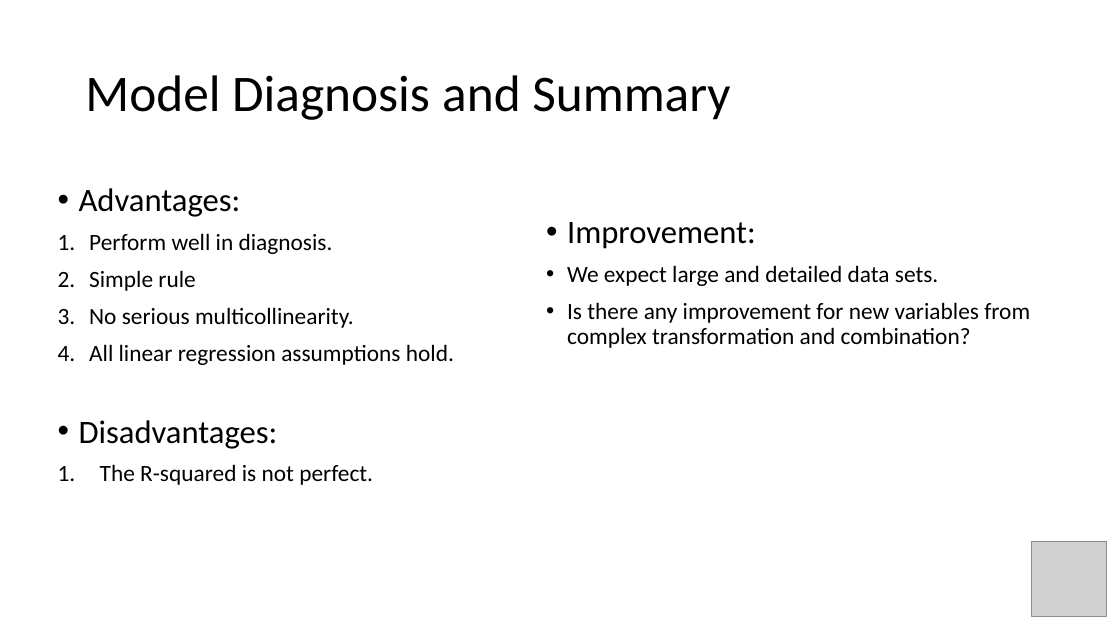
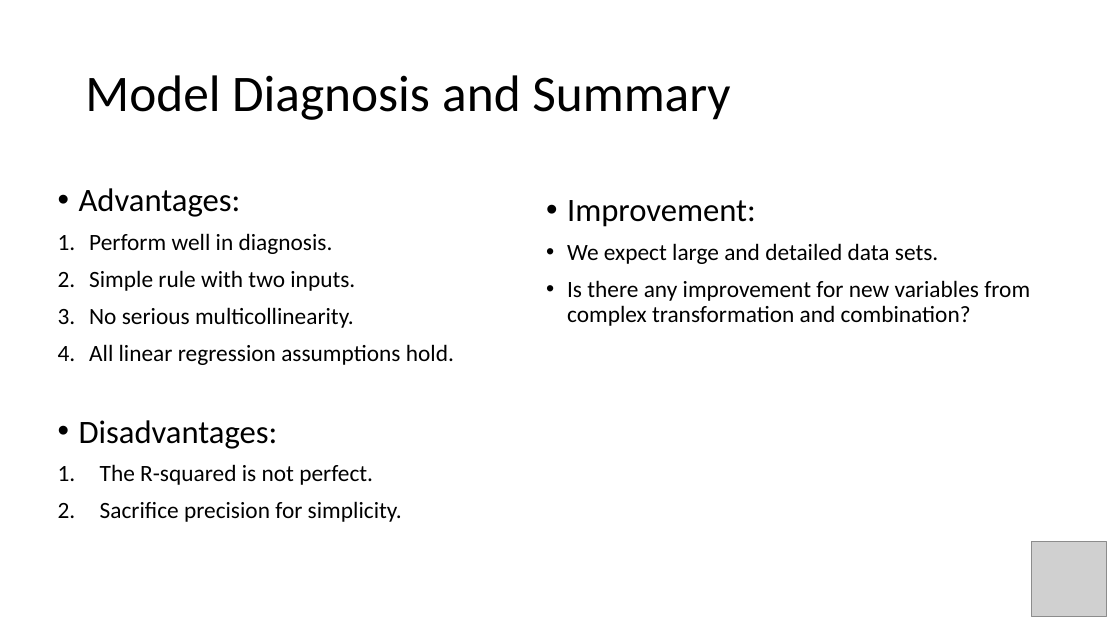
Before and after one commit to heitinamoranika/Module_2, a slide deck: slide 4 of Presentation/4 Rui Huang.pptx. Drawn at 1120x630 pixels with LibreOffice and Linux fonts; fonts in the diff are those of the drawing; grey boxes stand for pictures. Boxes give left, top, right and bottom in pixels: in the first picture for what was removed or moved away, otherwise in the second. Text is boxed around its words. In the diff, an @@ line names an element or a change of style, - is before the commit and + after.

```diff
--- a/Presentation/4 Rui Huang.pptx
+++ b/Presentation/4 Rui Huang.pptx
@@ text at (89,270,355,291): text changed @@
-2. Simple rule
+2. Simple rule with two inputs.
@@ text at (100,501,402,522): paragraph added @@
+2. Sacrifice precision for simplicity.
```
Also in this commit, not shown: 5 other slides changed, 9 other files.
